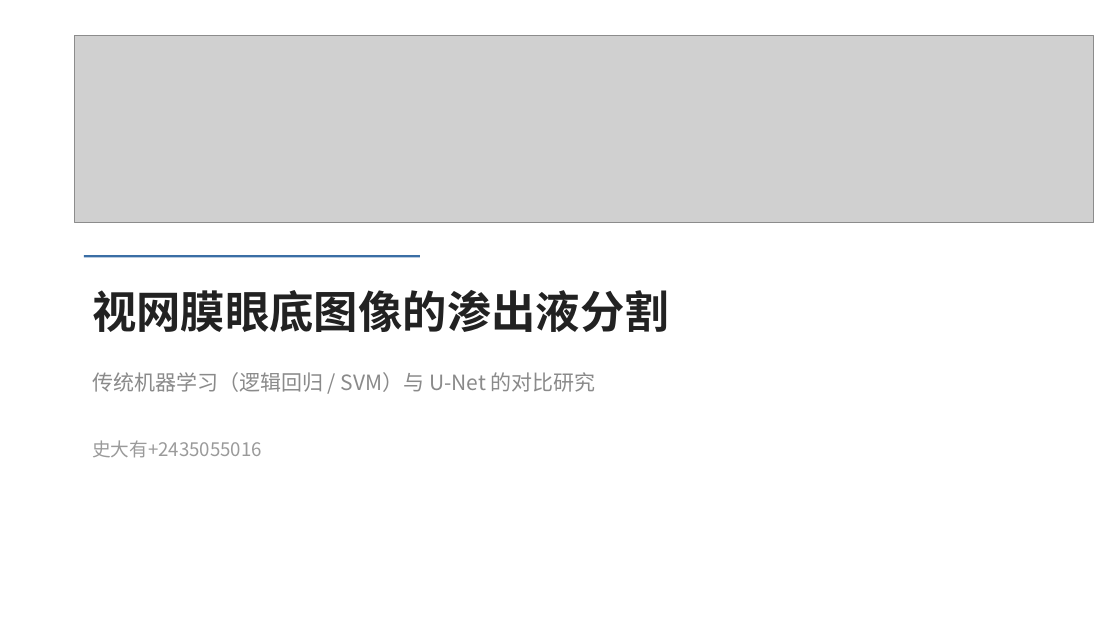
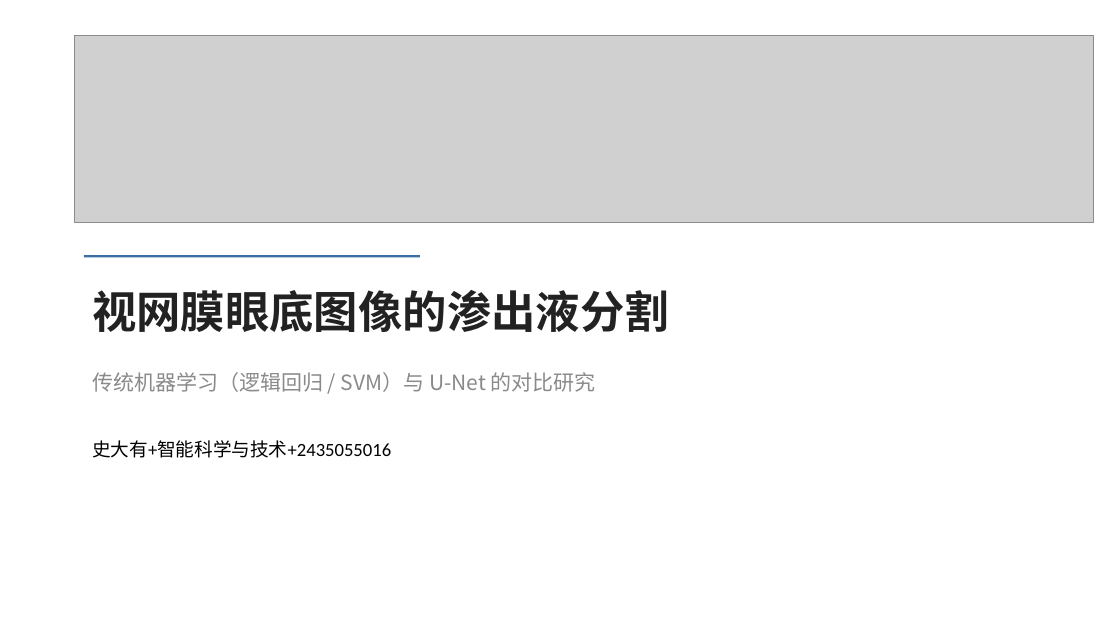
Before and after one commit to LeafTraces/ML-Project, a slide deck: slide 1 of report/答辩.pptx. Drawn at 1120x630 pixels with LibreOffice and Linux fonts; fonts in the diff are those of the drawing; grey boxes stand for pictures. Boxes give left, top, right and bottom in pixels: in the first picture for what was removed or moved away, otherwise in the second. Text is boxed around its words. In the diff, an @@ line names an element or a change of style, - is before the commit and + after.

```diff
--- a/report/答辩.pptx
+++ b/report/答辩.pptx
@@ text at <box>92,440,391,458</box>: text changed; font Noto Sans CJK SC to Calibri; text colour #9A9A9A to #000000 @@
-史大有+2435055016
+史大有+智能科学与技术+2435055016
```
Also in this commit, not shown: 5 other slides changed, 1 slide added, 14 other files.
